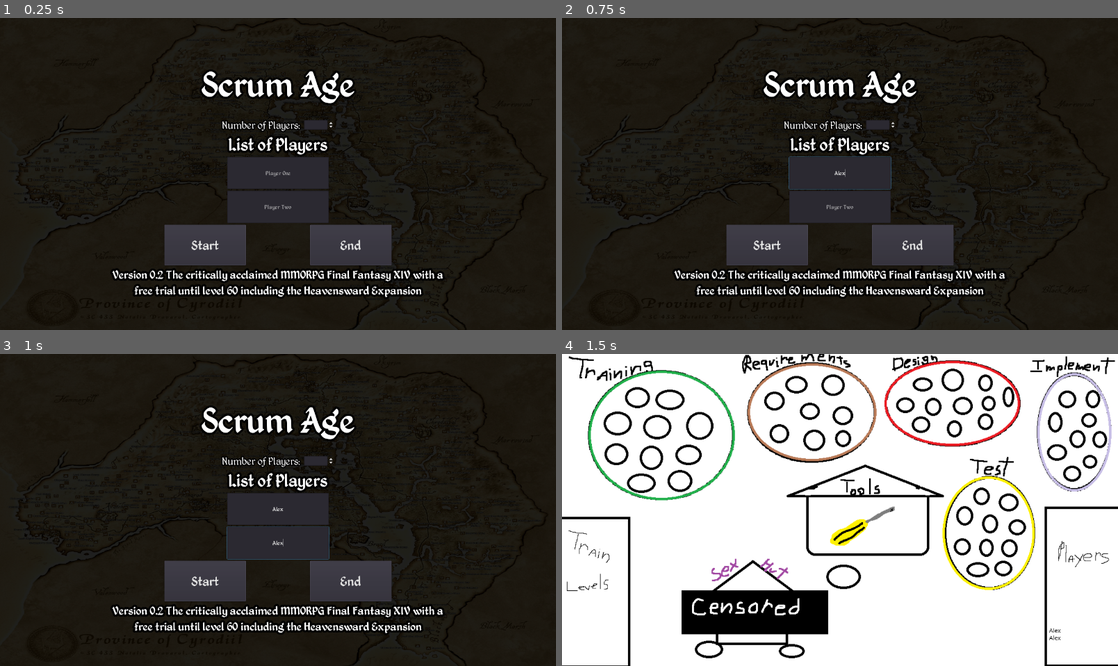
Above: before the commit, frames 1-4 (two rows, left to right).
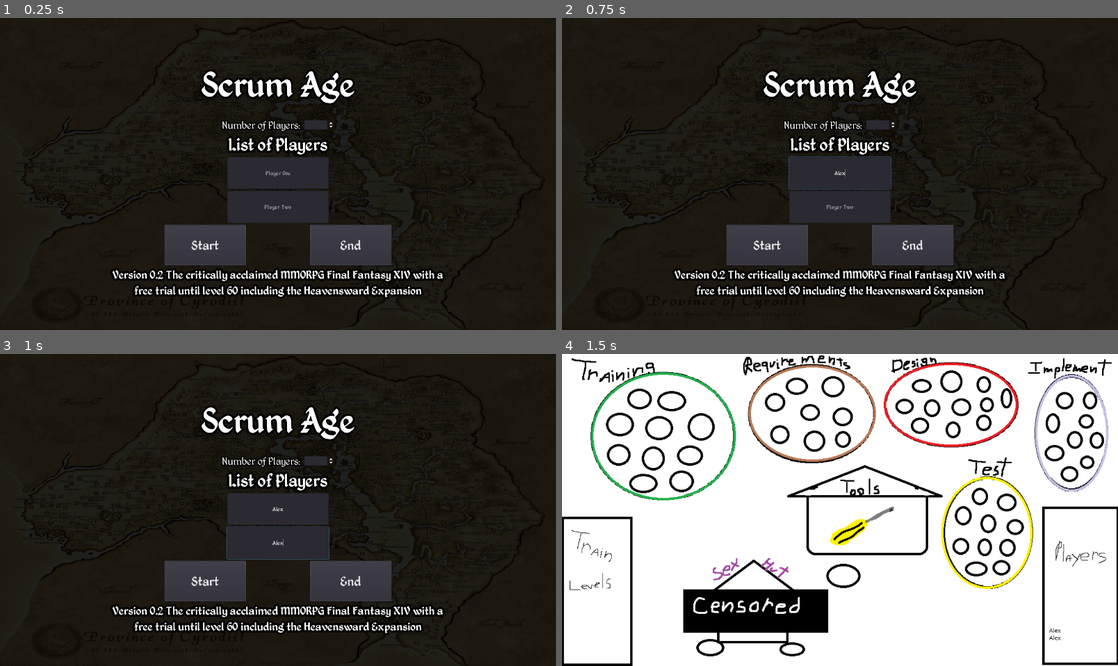
Above: after the commit, the same moments.

Repository: MiddlebrookJF/StoneAge
Game: Godot game, scene res://Main.tscn
Two runs of this game, one before a commit and one after it. Both use one fixed random seed, a clock stepped at 60 frames per second and the inputs below.
Inputs (mouse positions are in pixels of both pictures, inside the frame that each line leads up to):
- Up to frame 1 (0.25 s): no input
- Up to frame 2 (0.75 s): click (840, 174) at 0.52 s; type "Alex" at 0.6 s
- Up to frame 3 (1 s): click (278, 544) at 0.75 s; type "Alex" at 0.83 s
- Up to frame 4 (1.5 s): click "Start" at 1.25 s

The runs differ from the first frame. In frame 1, 0.4% of the frame differs, in the area x 3-93%, y 0-100%; in frame 2, 0.4%; in frame 3, 0.4%; in frame 4, 15%, in the area x 0-100%, y 0-100%.

Commit message:
changed sprites to texturerect nodes

Diff:
--- a/Scrum Age/Board.tscn
+++ b/Scrum Age/Board.tscn
@@ -7,10 +7,12 @@
 [node name="Board" type="Node2D"]
 script = ExtResource( 2 )
 
-[node name="Sprite" type="Sprite" parent="."]
-position = Vector2( 684, 384 )
-scale = Vector2( 1.2, 1.2 )
+[node name="Sprite" type="TextureRect" parent="."]
+rect_scale = Vector2( 1.187, 1.185 )
 texture = ExtResource( 1 )
+__meta__ = {
+"_edit_use_anchors_": false
+}
 
 [node name="PlayerMenu" parent="." instance=ExtResource( 3 )]
 margin_left = 1197.06
--- a/Scrum Age/Main.tscn
+++ b/Scrum Age/Main.tscn
@@ -6,11 +6,13 @@
 
 [node name="Main" type="Node2D"]
 
-[node name="Background" type="Sprite" parent="."]
+[node name="Background" type="TextureRect" parent="."]
 modulate = Color( 0.12549, 0.12549, 0.12549, 1 )
-position = Vector2( 688, 384 )
-scale = Vector2( 0.65, 0.45 )
+rect_scale = Vector2( 0.64, 0.44 )
 texture = ExtResource( 3 )
+__meta__ = {
+"_edit_use_anchors_": false
+}
 
 [node name="MainMenu" parent="." instance=ExtResource( 1 )]
 margin_right = 1246.0
